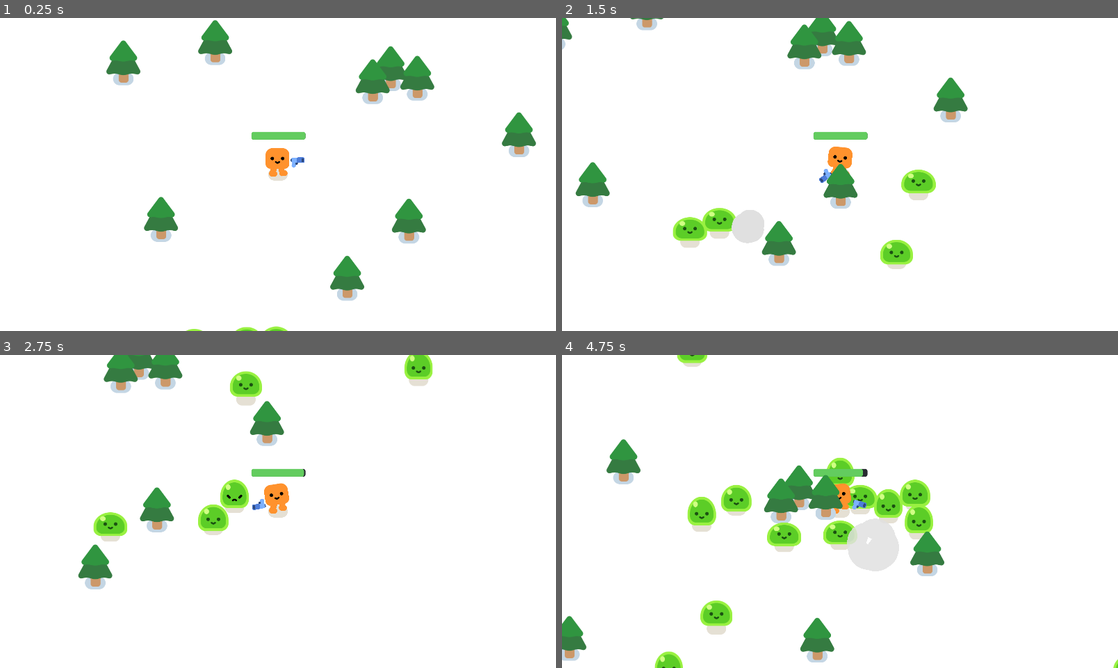
Above: before the commit, frames 1-4 (two rows, left to right).
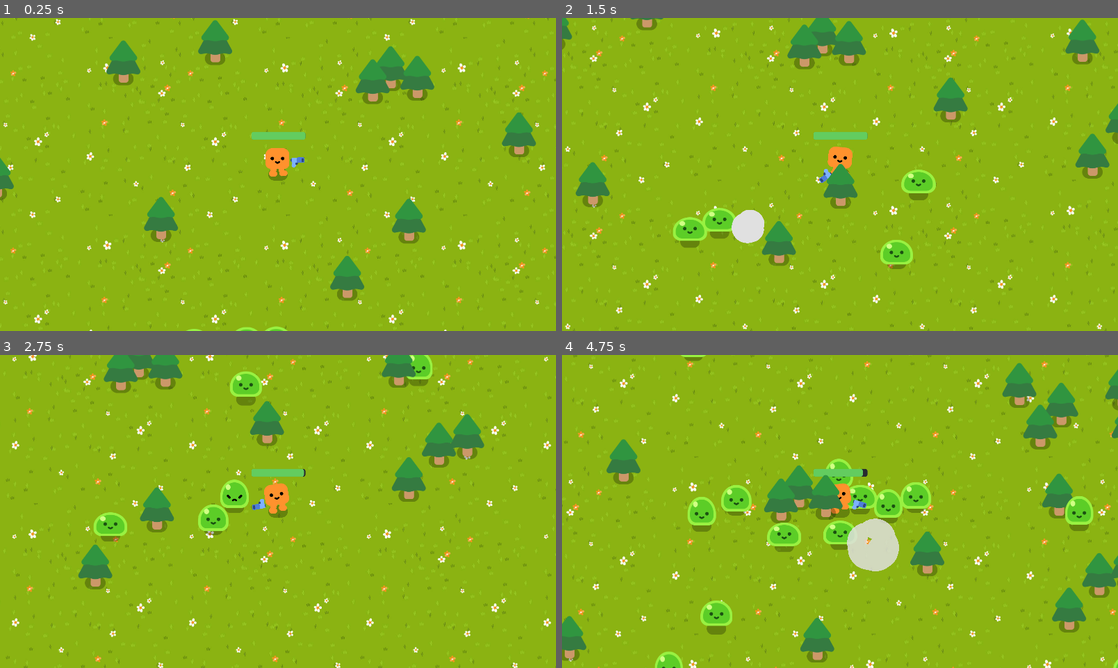
Above: after the commit, the same moments.

Repository: Tanukitown/GDQuest-Tutorial-Game
Game: Godot game, scene res://survivors_game.tscn
The game is run twice, just before and just after one commit, with the same random seed, the same clock (stepped at 60 frames per second) and the same inputs.
Inputs:
- Up to frame 1 (0.25 s): no input
- Up to frame 2 (1.5 s): hold D (move_right) 0.53-1.28 s; hold S (move_down) from 1.28 s (still down)
- Up to frame 3 (2.75 s): release S (move_down) at 2.03 s; hold D (move_right) from 2.03 s (still down)
- Up to frame 4 (4.75 s): release D (move_right) at 2.78 s; hold W (move_up) 2.78-3.53 s; hold A (move_left) from 3.53 s (still down)

The runs differ from the first frame. In frame 1, 95% of the frame differs, in the area x 0-100%, y 0-100%; in frame 2, 94%; in frame 3, 95%; in frame 4, 93%.

Commit message:
Adds parallax background and tree spawning

Diff:
--- /dev/null
+++ b/background.gdshader
@@ -0,0 +1,8 @@
+shader_type canvas_item;
+
+uniform vec2 offset = vec2(0.0, 0.0);
+
+void fragment() {
+    vec2 uv = UV + offset;
+    COLOR = texture(TEXTURE, uv);
+}
--- a/characters/happy_boo/happy_boo.tscn
+++ b/characters/happy_boo/happy_boo.tscn
@@ -589,7 +589,7 @@
 playback_default_blend_time = 0.2
 
 [node name="GroundShadow" type="Sprite2D" parent="." unique_id=1159294358]
-modulate = Color(0.898039, 0.878431, 0.831373, 1)
+modulate = Color(0, 0, 0, 0.27058825)
 z_index = -1
 z_as_relative = false
 scale = Vector2(0.8, 0.8)
--- a/characters/slime/slime.tscn
+++ b/characters/slime/slime.tscn
@@ -215,7 +215,7 @@
 script = ExtResource("1_87y5x")
 
 [node name="GroundShadow" type="Sprite2D" parent="." unique_id=2019923751]
-modulate = Color(0.898039, 0.878431, 0.831373, 1)
+modulate = Color(0, 0, 0, 0.27058825)
 z_index = -1
 z_as_relative = false
 scale = Vector2(0.8, 0.8)
--- a/pine_tree.tscn
+++ b/pine_tree.tscn
@@ -9,7 +9,7 @@
 [node name="PineTree" type="StaticBody2D" unique_id=1960764671]
 
 [node name="GroundShadow" type="Sprite2D" parent="." unique_id=499370039]
-modulate = Color(0.76736975, 0.837768, 0.8928889, 1)
+modulate = Color(0, 0, 0, 0.27058825)
 scale = Vector2(0.8461538, 0.84615386)
 texture = ExtResource("1_usc5w")
 
--- a/player.gd
+++ b/player.gd
@@ -21,3 +21,11 @@
 		%ProgressBar.value = health
 		if health <= 0.0:
 			health_depleted.emit()
+
+@onready var background = %TextureRect
+
+func _process(_delta):
+	var shader_mat = background.material as ShaderMaterial
+	# Divide by texture size to normalize the offset
+	var tex_size = background.texture.get_size()
+	shader_mat.set_shader_parameter("offset", global_position / tex_size)
--- a/survivors_game.gd
+++ b/survivors_game.gd
@@ -1,11 +1,61 @@
 extends Node2D
 
 
+@export var tree_scene: PackedScene = preload("res://pine_tree.tscn")
+@export var spawn_radius: float
+@export var despawn_radius: float
+@export var max_trees: int = 30
+@export var min_distance_between_trees: float = 80.0
+
+
 func _ready() -> void:
+	var viewport_size = get_viewport_rect().size
+	spawn_radius = viewport_size.length() * 0.8  # just outside screen diagonal
+	despawn_radius = spawn_radius + 300.0
 	spawn_mob()
 	spawn_mob()
 	spawn_mob()
 	spawn_mob()
+
+
+var spawned_trees: Array = []
+var last_spawn_position: Vector2 = Vector2.ZERO
+
+func _process(_delta):
+	var player_pos = $Player.global_position
+
+	if player_pos.distance_to(last_spawn_position) > 150.0:
+		last_spawn_position = player_pos
+		despawn_far_trees(player_pos)
+		spawn_trees_around(player_pos)
+
+func spawn_trees_around(pos: Vector2):
+	if spawned_trees.size() >= max_trees:
+		return
+
+	var attempts = 10
+	for i in attempts:
+		var angle = randf() * TAU
+		var distance = randf_range(spawn_radius * 0.5, spawn_radius)
+		var spawn_pos = pos + Vector2(cos(angle), sin(angle)) * distance
+
+		if is_position_clear(spawn_pos):
+			var tree = tree_scene.instantiate()
+			tree.global_position = spawn_pos
+			add_child(tree)
+			spawned_trees.append(tree)
+
+func despawn_far_trees(pos: Vector2):
+	for tree in spawned_trees.duplicate():
+		if tree.global_position.distance_to(pos) > despawn_radius:
+			spawned_trees.erase(tree)
+			tree.queue_free()
+
+func is_position_clear(pos: Vector2) -> bool:
+	for tree in spawned_trees:
+		if tree.global_position.distance_to(pos) < min_distance_between_trees:
+			return false
+	return true
 
 
 func spawn_mob():
--- a/survivors_game.tscn
+++ b/survivors_game.tscn
@@ -2,7 +2,13 @@
 
 [ext_resource type="PackedScene" uid="uid://c1sx7bic4uhdj" path="res://player.tscn" id="1_3cish"]
 [ext_resource type="Script" uid="uid://c1bfau31nfqio" path="res://survivors_game.gd" id="1_qqaft"]
+[ext_resource type="Shader" uid="uid://gwyl7phscoyg" path="res://background.gdshader" id="2_7jj1j"]
+[ext_resource type="Texture2D" uid="uid://d1f1ntx56xstp" path="res://textures/istockphoto-865924416-612x612.jpg" id="2_qqaft"]
 [ext_resource type="PackedScene" uid="uid://dq3r015sr1uql" path="res://pine_tree.tscn" id="2_y3pti"]
+
+[sub_resource type="ShaderMaterial" id="ShaderMaterial_edxvn"]
+shader = ExtResource("2_7jj1j")
+shader_parameter/offset = Vector2(0, 0)
 
 [sub_resource type="Curve2D" id="Curve2D_7jj1j"]
 _data = {
@@ -17,13 +23,20 @@
 [node name="CanvasLayer" type="CanvasLayer" parent="." unique_id=1637442154]
 layer = -1
 
-[node name="ColorRect" type="ColorRect" parent="CanvasLayer" unique_id=987217697]
-offset_left = -6.0
-offset_top = -12.0
-offset_right = 1936.0
-offset_bottom = 1109.0
+[node name="TextureRect" type="TextureRect" parent="CanvasLayer" unique_id=1363971061]
+unique_name_in_owner = true
+texture_repeat = 2
+material = SubResource("ShaderMaterial_edxvn")
+anchors_preset = 15
+anchor_right = 1.0
+anchor_bottom = 1.0
+grow_horizontal = 2
+grow_vertical = 2
+texture = ExtResource("2_qqaft")
+stretch_mode = 1
 
 [node name="Player" parent="." unique_id=1909071804 instance=ExtResource("1_3cish")]
+unique_name_in_owner = true
 position = Vector2(951, 546)
 
 [node name="Path2D" type="Path2D" parent="Player" unique_id=989155323]
Not shown, added: background.gdshader.uid
Not shown: 1 places in characters/happy_boo/happy_boo.tscn that only renumber resources
Not shown: 1 places in characters/slime/slime.tscn that only renumber resources
Binary file added: textures/istockphoto-865924416-612x612.jpg
Not shown, added: textures/istockphoto-865924416-612x612.jpg.import
